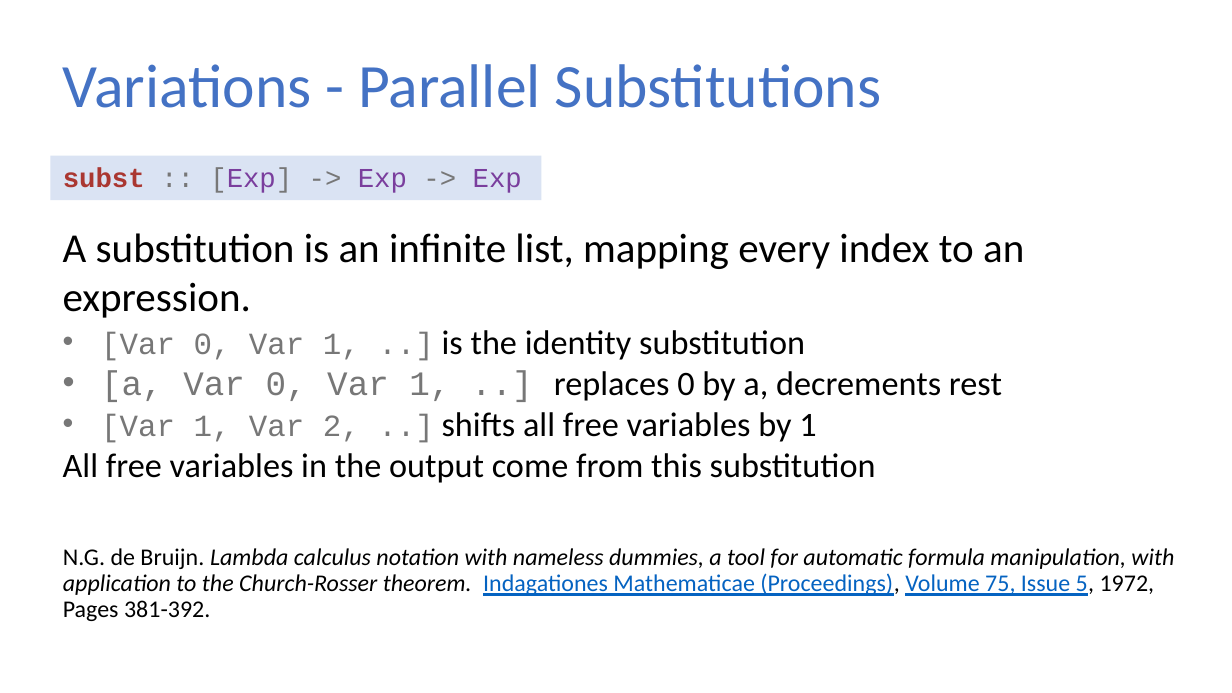
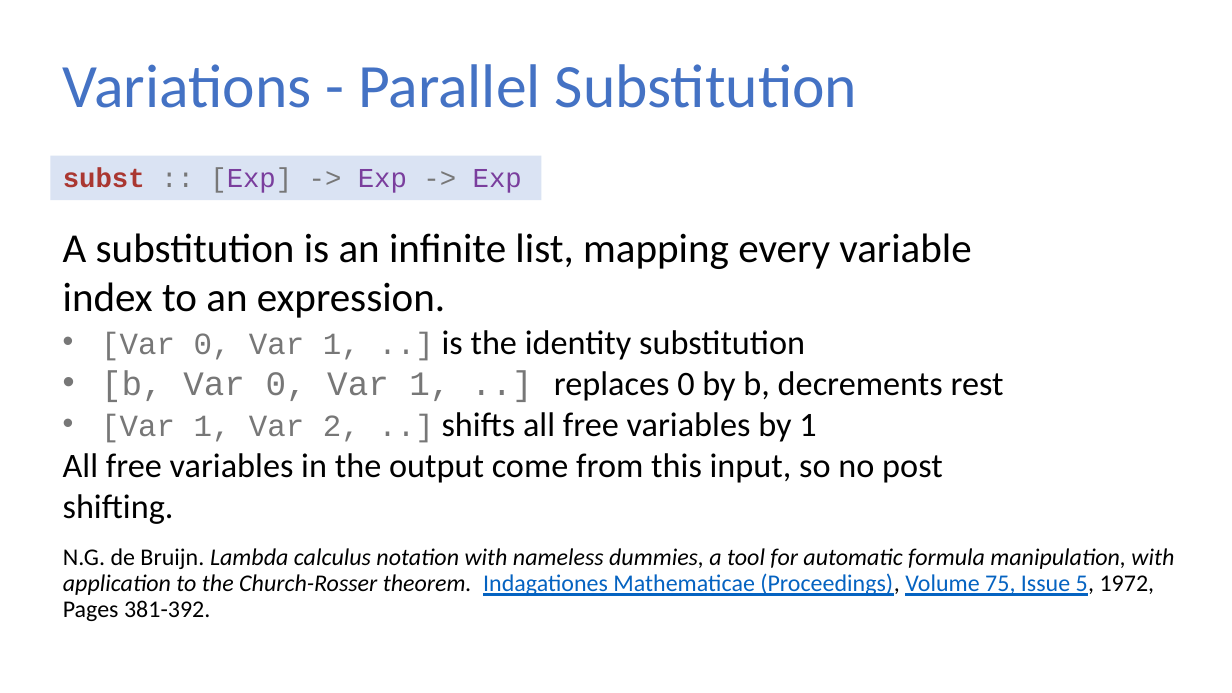
Before and after one commit to sweirich/lambda-n-ways, a slide deck: slide 17 of plclub-2021.pptx (slide 15 before the commit). Drawn at 1232x693 pixels with LibreOffice and Linux fonts; fonts in the diff are those of the drawing. Boxes give left, top, right and bottom in pixels: in the first picture for what was removed or moved away, otherwise in the second. Text is boxed around its words. In the diff, an @@ line names an element or a change of style, - is before the commit and + after.

```diff
--- a/plclub-2021.pptx
+++ b/plclub-2021.pptx
@@ title at box(63, 64, 857, 108): text changed @@
-Variations - Parallel Substitutions
+Variations - Parallel Substitution
@@ text at box(63, 233, 971, 318): text changed @@
-A substitution is an infinite list, mapping every index to an expression.
+A substitution is an infinite list, mapping every variable index to an expression.
@@ text at box(101, 370, 1004, 402): text changed @@
-• [a, Var 0, Var 1, ..] replaces 0 by a, decrements rest
+• [b, Var 0, Var 1, ..] replaces 0 by b, decrements rest
@@ text at box(63, 453, 943, 524): text changed @@
-All free variables in the output come from this substitution
+All free variables in the output come from this input, so no post shifting.
```
Also in this commit, not shown: 21 other slides changed, 6 slides added, 16 other files.
